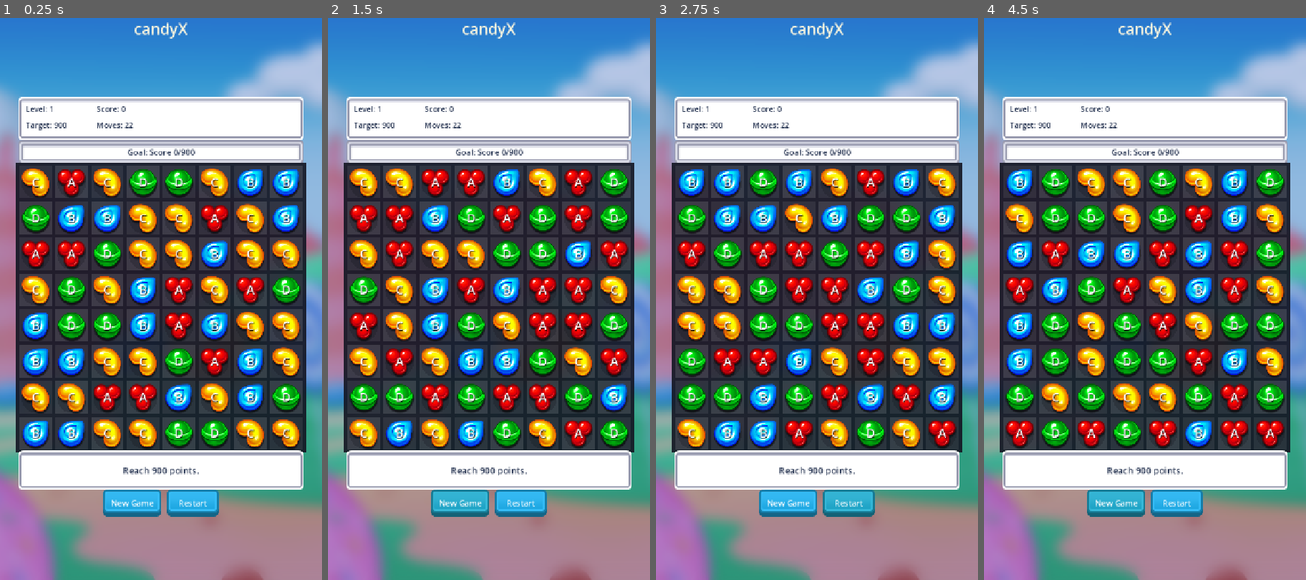
Above: before the commit, frames 1-4 (left to right).
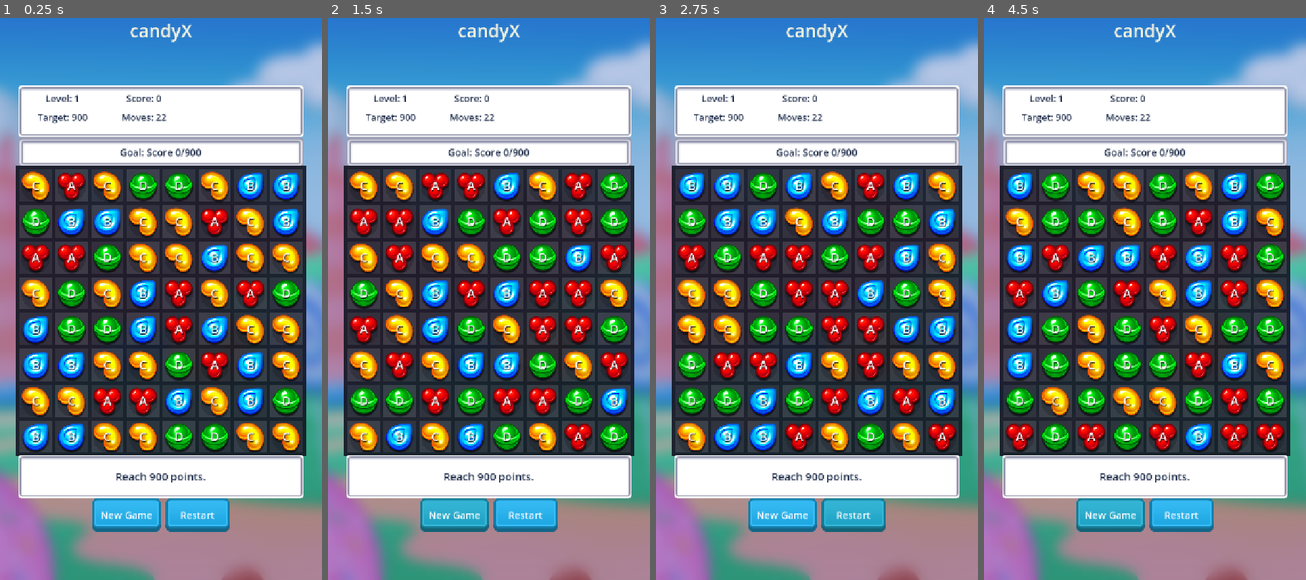
Above: after the commit, the same moments.

Repository: thokem74/candyX
Game: Godot game, scene res://scenes/main.tscn
Two runs of this game, one before a commit and one after it. Both use one fixed random seed, a clock stepped at 60 frames per second and the inputs below.
Inputs:
- Up to frame 1 (0.25 s): no input
- Up to frame 2 (1.5 s): click "New Game" at 0.5 s; click "New Game" at 1.25 s
- Up to frame 3 (2.75 s): click "Restart" at 2 s
- Up to frame 4 (4.5 s): click "Restart" at 2.75 s; click "Restart" at 3.5 s; click "New Game" at 4.25 s

The runs differ from the first frame. In frame 1, 35% of the frame differs, in the area x 4-96%, y 0-92%; in frame 2, 35%; in frame 3, 35%; in frame 4, 35%.

Commit message:
UI improved

Diff:
--- a/scripts/main.gd
+++ b/scripts/main.gd
@@ -14,7 +14,7 @@
 const PAGE_MARGIN_BOTTOM := 22
 const MAX_PLAY_WIDTH := 640
 const MIN_PLAY_WIDTH := 360
-const STACK_FIXED_HEIGHT := 286
+const STACK_FIXED_HEIGHT := 348
 const SAVE_PATH := "user://candyx_progress.cfg"
 const SAVE_SECTION := "progress"
 const SAVE_LEVEL_KEY := "current_level_index"
@@ -64,7 +64,7 @@
 	var title := Label.new()
 	title.text = "candyX"
 	title.horizontal_alignment = HORIZONTAL_ALIGNMENT_CENTER
-	title.add_theme_font_size_override("font_size", 34)
+	title.add_theme_font_size_override("font_size", 40)
 	title.add_theme_color_override("font_color", Color("#fff8df"))
 	root.add_child(title)
 
@@ -79,7 +79,7 @@
 	_play_stack.add_theme_constant_override("separation", 0)
 	play_center.add_child(_play_stack)
 
-	var info_panel := _make_texture_panel(UI_DISPLAY_TEXTURE, Vector2(0, 96))
+	var info_panel := _make_texture_panel(UI_DISPLAY_TEXTURE, Vector2(0, 116))
 	_play_stack.add_child(info_panel)
 
 	var info_grid := GridContainer.new()
@@ -97,14 +97,14 @@
 	info_grid.add_child(_target_label)
 	info_grid.add_child(_moves_label)
 
-	var goal_panel := _make_texture_panel(UI_DISPLAY_OUTLINE_TEXTURE, Vector2(0, 54))
+	var goal_panel := _make_texture_panel(UI_DISPLAY_OUTLINE_TEXTURE, Vector2(0, 68))
 	_play_stack.add_child(goal_panel)
 
 	_goal_label = Label.new()
 	_goal_label.autowrap_mode = TextServer.AUTOWRAP_WORD_SMART
 	_goal_label.horizontal_alignment = HORIZONTAL_ALIGNMENT_CENTER
 	_goal_label.vertical_alignment = VERTICAL_ALIGNMENT_CENTER
-	_goal_label.add_theme_font_size_override("font_size", 18)
+	_goal_label.add_theme_font_size_override("font_size", 22)
 	_goal_label.add_theme_color_override("font_color", UI_TEXT_COLOR)
 	_goal_label.add_theme_color_override("font_shadow_color", Color(1, 1, 1, 0.55))
 	_goal_label.add_theme_constant_override("shadow_offset_x", 0)
@@ -125,7 +125,7 @@
 	_board.goal_changed.connect(_on_goal_changed)
 	_board.level_finished.connect(_on_level_finished)
 
-	var message_panel := _make_texture_panel(UI_DISPLAY_TEXTURE, Vector2(0, 72))
+	var message_panel := _make_texture_panel(UI_DISPLAY_TEXTURE, Vector2(0, 86))
 	_play_stack.add_child(message_panel)
 
 	_message_label = Label.new()
@@ -133,8 +133,8 @@
 	_message_label.horizontal_alignment = HORIZONTAL_ALIGNMENT_CENTER
 	_message_label.vertical_alignment = VERTICAL_ALIGNMENT_CENTER
 	_message_label.autowrap_mode = TextServer.AUTOWRAP_WORD_SMART
-	_message_label.custom_minimum_size = Vector2(0, 58)
-	_message_label.add_theme_font_size_override("font_size", 20)
+	_message_label.custom_minimum_size = Vector2(0, 70)
+	_message_label.add_theme_font_size_override("font_size", 24)
 	_message_label.add_theme_color_override("font_color", UI_TEXT_COLOR)
 	_message_label.add_theme_color_override("font_shadow_color", Color(1, 1, 1, 0.55))
 	_message_label.add_theme_constant_override("shadow_offset_x", 0)
@@ -145,26 +145,26 @@
 	buttons.alignment = BoxContainer.ALIGNMENT_CENTER
 	buttons.add_theme_constant_override("separation", 12)
 	buttons.size_flags_horizontal = Control.SIZE_EXPAND_FILL
-	buttons.custom_minimum_size = Vector2(0, 60)
+	buttons.custom_minimum_size = Vector2(0, 74)
 	_play_stack.add_child(buttons)
 
 	_new_game_button = Button.new()
 	_new_game_button.text = "New Game"
-	_new_game_button.custom_minimum_size = Vector2(116, 52)
+	_new_game_button.custom_minimum_size = Vector2(142, 64)
 	_style_menu_button(_new_game_button)
 	_new_game_button.pressed.connect(_new_game)
 	buttons.add_child(_new_game_button)
 
 	_restart_button = Button.new()
 	_restart_button.text = "Restart"
-	_restart_button.custom_minimum_size = Vector2(116, 52)
+	_restart_button.custom_minimum_size = Vector2(142, 64)
 	_style_menu_button(_restart_button)
 	_restart_button.pressed.connect(_restart_level)
 	buttons.add_child(_restart_button)
 
 	_next_button = Button.new()
 	_next_button.text = "Next"
-	_next_button.custom_minimum_size = Vector2(116, 52)
+	_next_button.custom_minimum_size = Vector2(142, 64)
 	_style_menu_button(_next_button)
 	_next_button.pressed.connect(_next_level)
 	buttons.add_child(_next_button)
@@ -191,10 +191,10 @@
 	panel.add_theme_stylebox_override("panel", _make_texture_style(texture, 20, Color.WHITE))
 	return panel
 
-func _make_texture_style(texture: Texture2D, margin: int, modulate: Color) -> StyleBoxTexture:
+func _make_texture_style(texture: Texture2D, margin: int, tint: Color) -> StyleBoxTexture:
 	var style := StyleBoxTexture.new()
 	style.texture = texture
-	style.modulate_color = modulate
+	style.modulate_color = tint
 	style.texture_margin_left = margin
 	style.texture_margin_top = margin
 	style.texture_margin_right = margin
@@ -211,7 +211,7 @@
 	button.add_theme_stylebox_override("pressed", _make_texture_style(UI_BUTTON_PRESSED_TEXTURE, 20, Color.WHITE))
 	button.add_theme_stylebox_override("disabled", _make_texture_style(UI_BUTTON_TEXTURE, 20, Color(1, 1, 1, 0.5)))
 	button.add_theme_stylebox_override("focus", StyleBoxEmpty.new())
-	button.add_theme_font_size_override("font_size", 18)
+	button.add_theme_font_size_override("font_size", 22)
 	button.add_theme_color_override("font_color", Color("#ffffff"))
 	button.add_theme_color_override("font_hover_color", Color("#ffffff"))
 	button.add_theme_color_override("font_pressed_color", Color("#ffffff"))
@@ -222,12 +222,13 @@
 
 func _make_stat_label() -> Label:
 	var label := Label.new()
-	label.add_theme_font_size_override("font_size", 17)
+	label.horizontal_alignment = HORIZONTAL_ALIGNMENT_CENTER
+	label.add_theme_font_size_override("font_size", 21)
 	label.add_theme_color_override("font_color", UI_TEXT_COLOR)
 	label.add_theme_color_override("font_shadow_color", Color(1, 1, 1, 0.55))
 	label.add_theme_constant_override("shadow_offset_x", 0)
 	label.add_theme_constant_override("shadow_offset_y", 1)
-	label.custom_minimum_size = Vector2(140, 28)
+	label.custom_minimum_size = Vector2(164, 34)
 	return label
 
 func _start_level(index: int) -> void:
